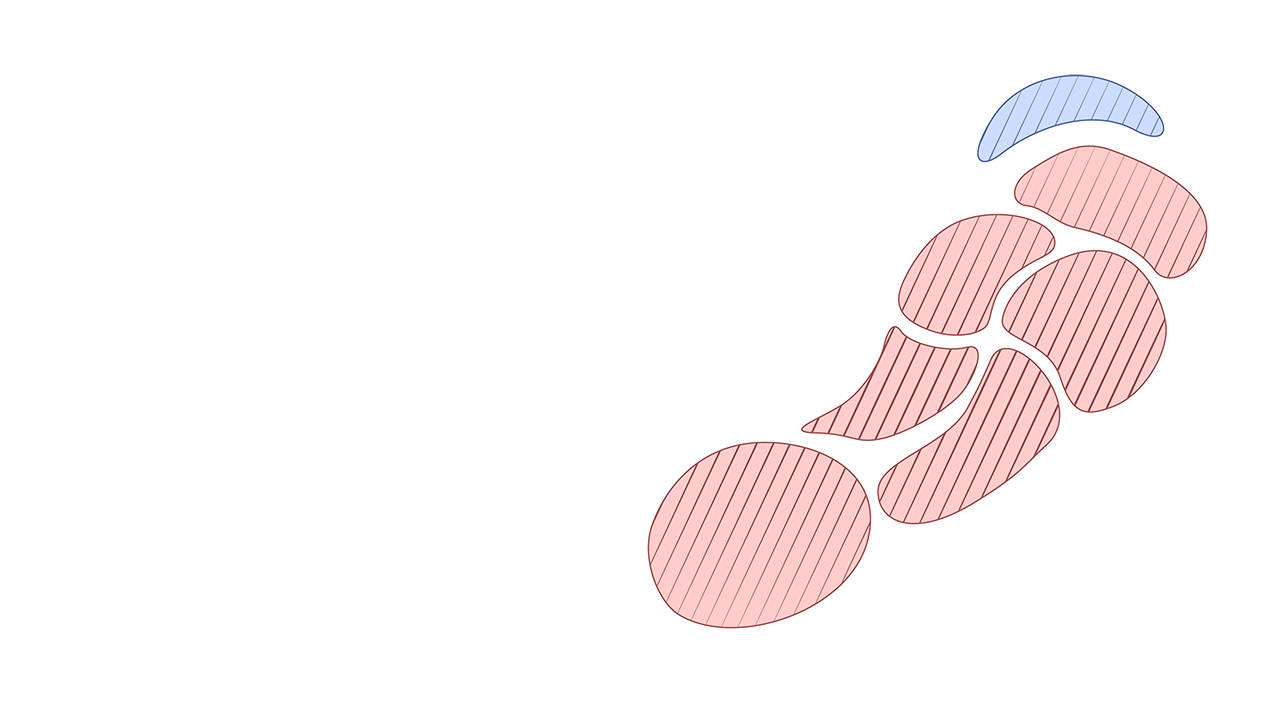
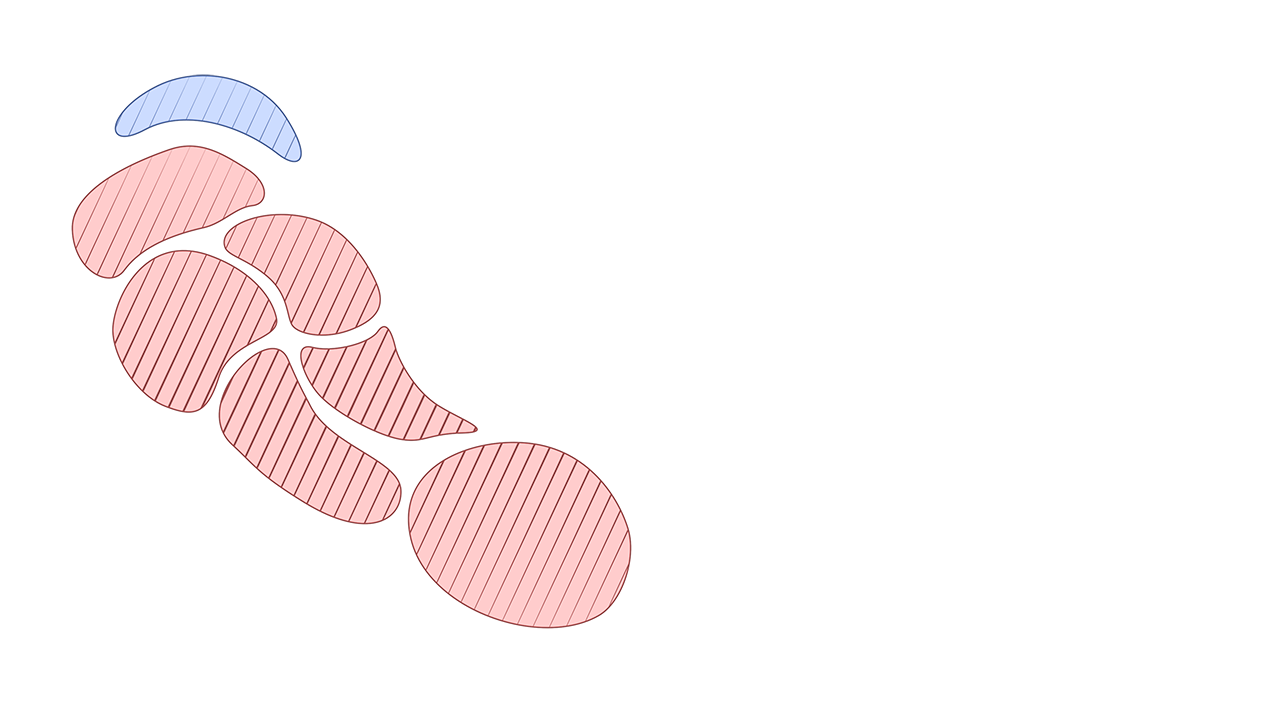
The second 1280 x 720 image is a revision of the first. Changes to its layers:
painted on "Layer 1" over [114, 74, 1165, 163]
painted on "Layer 2" over [71, 145, 1208, 279]
painted on "Layer 3" over [223, 213, 1056, 336]
painted on "Layer 4" over [112, 249, 1167, 413]
painted on "Layer 5" over [300, 325, 979, 442]
painted on "Layer 6" over [218, 347, 1061, 525]
painted on "Layer 0" over [305, 326, 872, 629]
